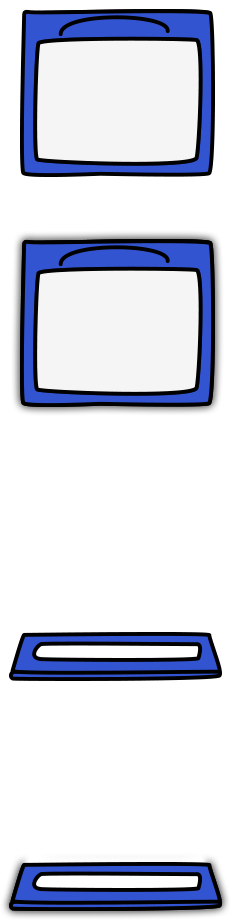
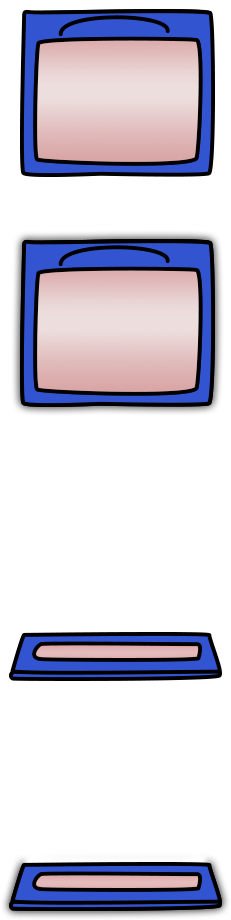
Layers edited between the first and the second 231×920 image:
added layer "hitze 4" (38%) in group "ofen 4" over bbox(36, 875, 199, 889)
added layer "hitze 3" (38%) in group "ofen 3" over bbox(36, 645, 199, 659)
added layer "hitze 2" (38%) in group "ofen 2" over bbox(37, 270, 199, 392)
added layer "hitze 1" (38%) in group "ofen 1" over bbox(37, 40, 199, 162)
moved "Ebene 0" (4th of 4, in "ofen 1") into group "ofen 1" over bbox(37, 40, 199, 162)
